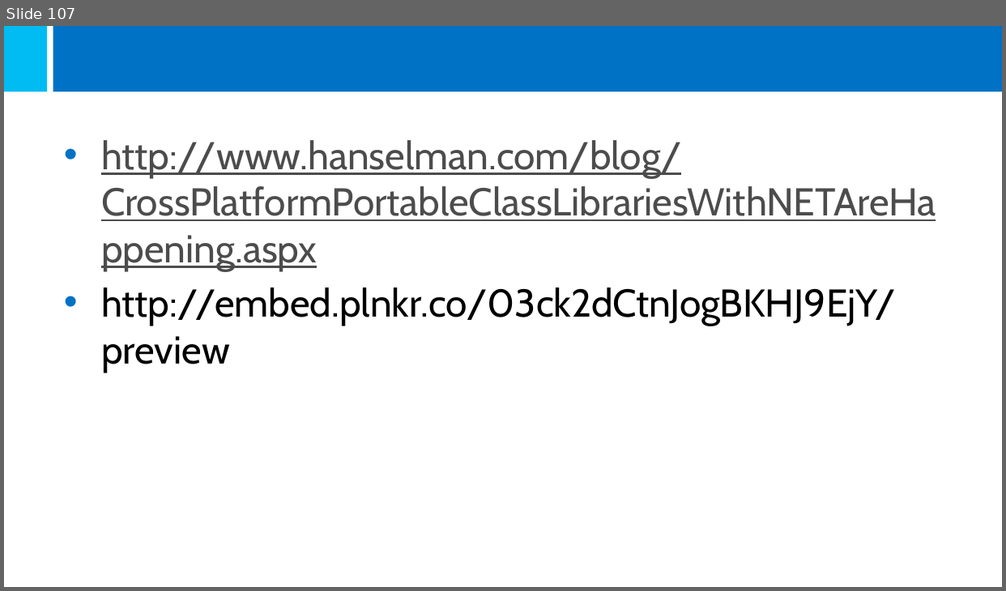
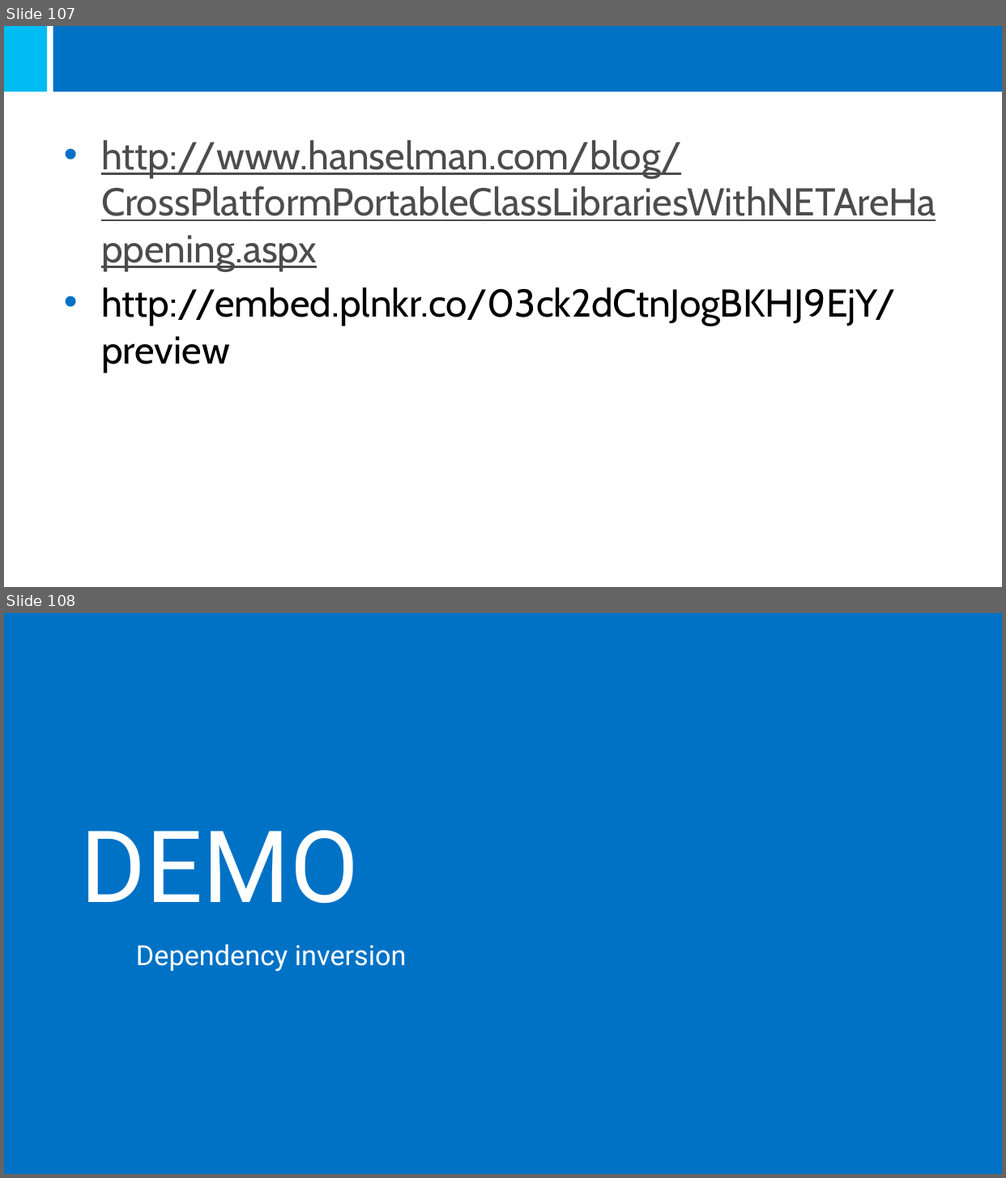
Before and after one commit to jmmortega/CSharpCourse, a slide deck: StudentPresentation.pptx. Shown one above the other, each under a label of ours: slide 107 before the commit, slides 107 and 108 after it. The pictures are 1006x591 and 1006x1178 pixels, drawn with LibreOffice and Linux fonts; fonts in the diff are those of the drawing; background and template pictures are left out. Boxes give left, top, right and bottom in pixels: in the first picture for what was removed or moved away, otherwise in the second. Text is boxed around its words. In the diff, an @@ line names an element or a change of style, - is before the commit and + after.

```diff
--- a/StudentPresentation.pptx
+++ b/StudentPresentation.pptx
@@ slide 108 added at bbox=[4, 613, 1002, 1174], background #FFFFFF @@
@@ rectangle added at bbox=[4, 613, 1002, 1174], fill #0072C6 @@
@@ title added at bbox=[81, 830, 359, 904], 72 pt, text #FFFFFF @@
+DEMO
@@ text added at bbox=[136, 944, 407, 972], 20 pt, text #FFFFFF @@
+Dependency inversion
```
Also in this commit, not shown: 1 slide changed, 34 other slides added, 7 other files.
